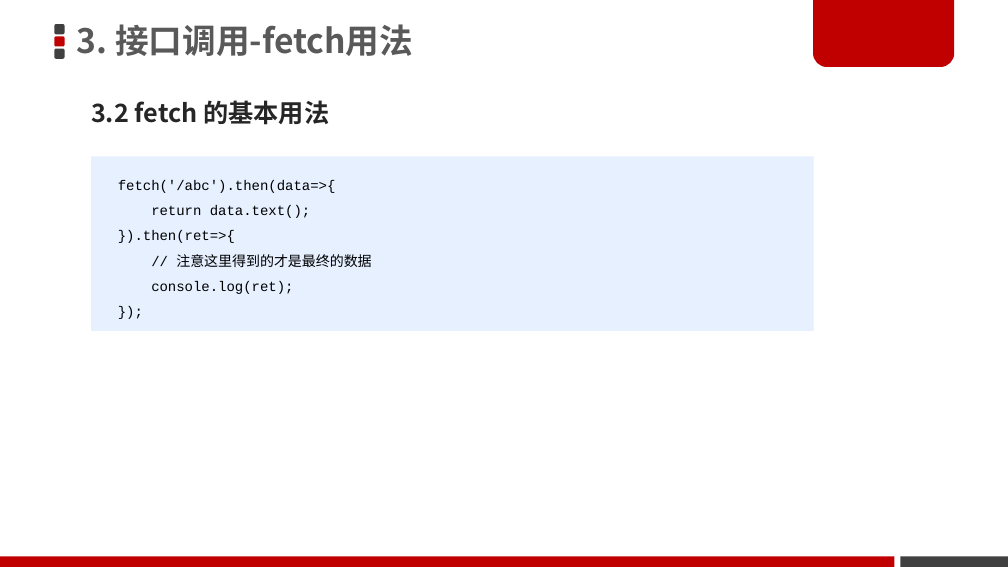
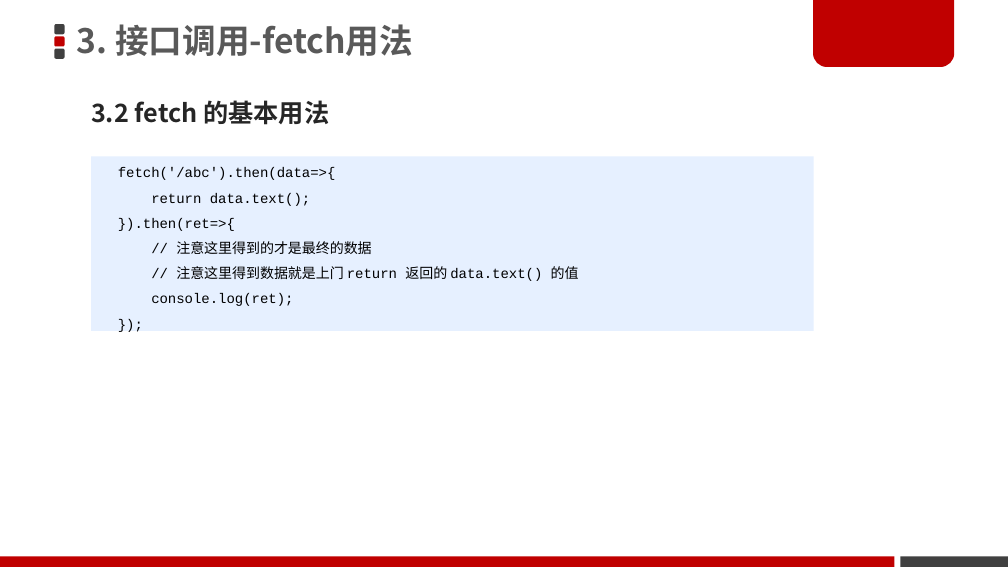
Before and after one commit to DwightChan/study, a slide deck: slide 17 of H5/00-博学谷_在线同步资料/05-Vue.js 项目实战资料/Vue-2019版/vue基础/day04/3-素材/03-Vue全家桶-前后端交互.ppt. Drawn at 1008x567 pixels with LibreOffice and Linux fonts; fonts in the diff are those of the drawing; background and template pictures are left out. Boxes give left, top, right and bottom in pixels: in the first picture for what was removed or moved away, otherwise in the second. Text is boxed around its words. In the diff, an @@ line names an element or a change of style, - is before the commit and + after.

Commit message:
- 学习笔记day04 异步线程处理请求数据;

```diff
--- a/H5/00-博学谷_在线同步资料/05-Vue.js 项目实战资料/Vue-2019版/vue基础/day04/3-素材/03-Vue全家桶-前后端交互.ppt
+++ b/H5/00-博学谷_在线同步资料/05-Vue.js 项目实战资料/Vue-2019版/vue基础/day04/3-素材/03-Vue全家桶-前后端交互.ppt
@@ text in rectangle at box(176, 266, 579, 281): paragraph added @@
+// 注意这里得到数据就是上门 return 返回的 data.text() 的值
```
Also in this commit, not shown: 30 other slides changed, 14 other files.
